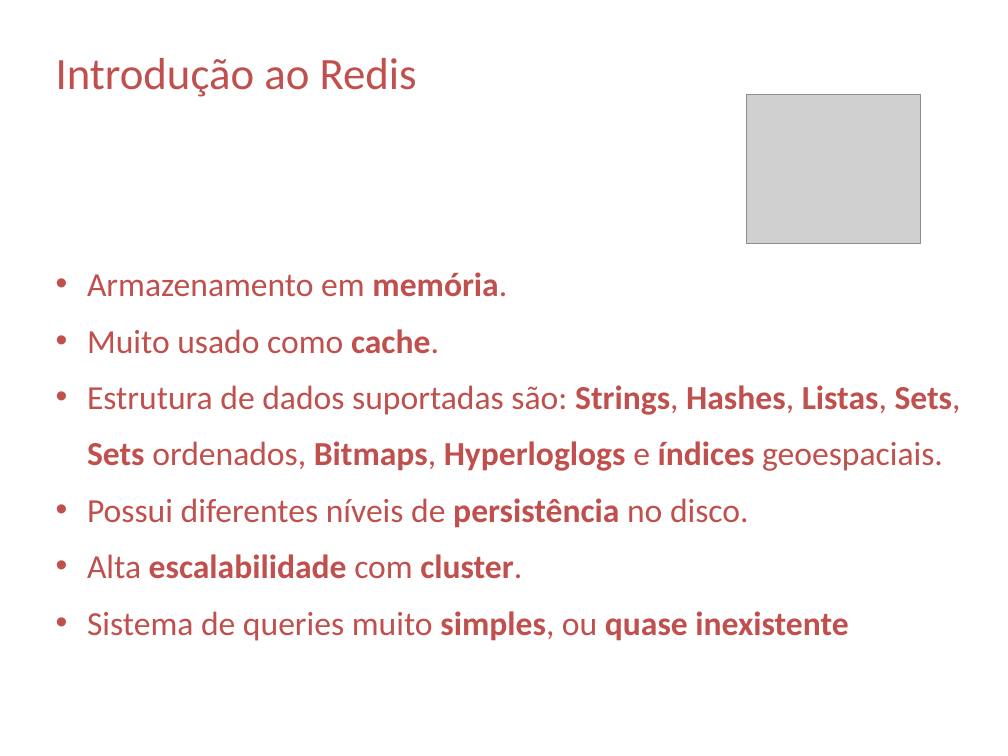
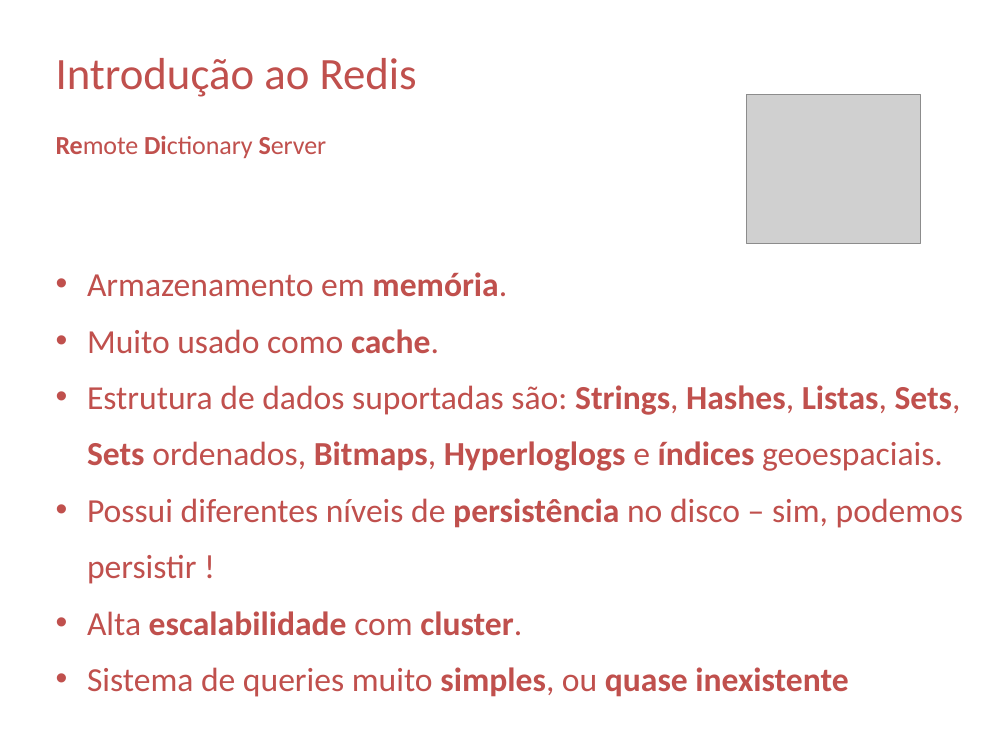
Before and after one commit to carolzamith/trabalhobd_mestrado, a slide deck: slide 5 of apresentaçãoBD.pptx. Drawn at 1008x756 pixels with LibreOffice and Linux fonts; fonts in the diff are those of the drawing; grey boxes stand for pictures. Boxes give left, top, right and bottom in pixels: in the first picture for what was removed or moved away, otherwise in the second. Text is boxed around its words. In the diff, an @@ line names an element or a change of style, - is before the commit and + after.

```diff
--- a/apresentaçãoBD.pptx
+++ b/apresentaçãoBD.pptx
@@ text at (56, 136, 327, 158): paragraph added @@
+Remote Dictionary Server
@@ text at (87, 498, 963, 584): text changed @@
-• Possui diferentes níveis de persistência no disco.
+• Possui diferentes níveis de persistência no disco – sim, podemos persistir !
```
Also in this commit, not shown: 3 other slides changed, 5 slides added, 1 slide removed.
